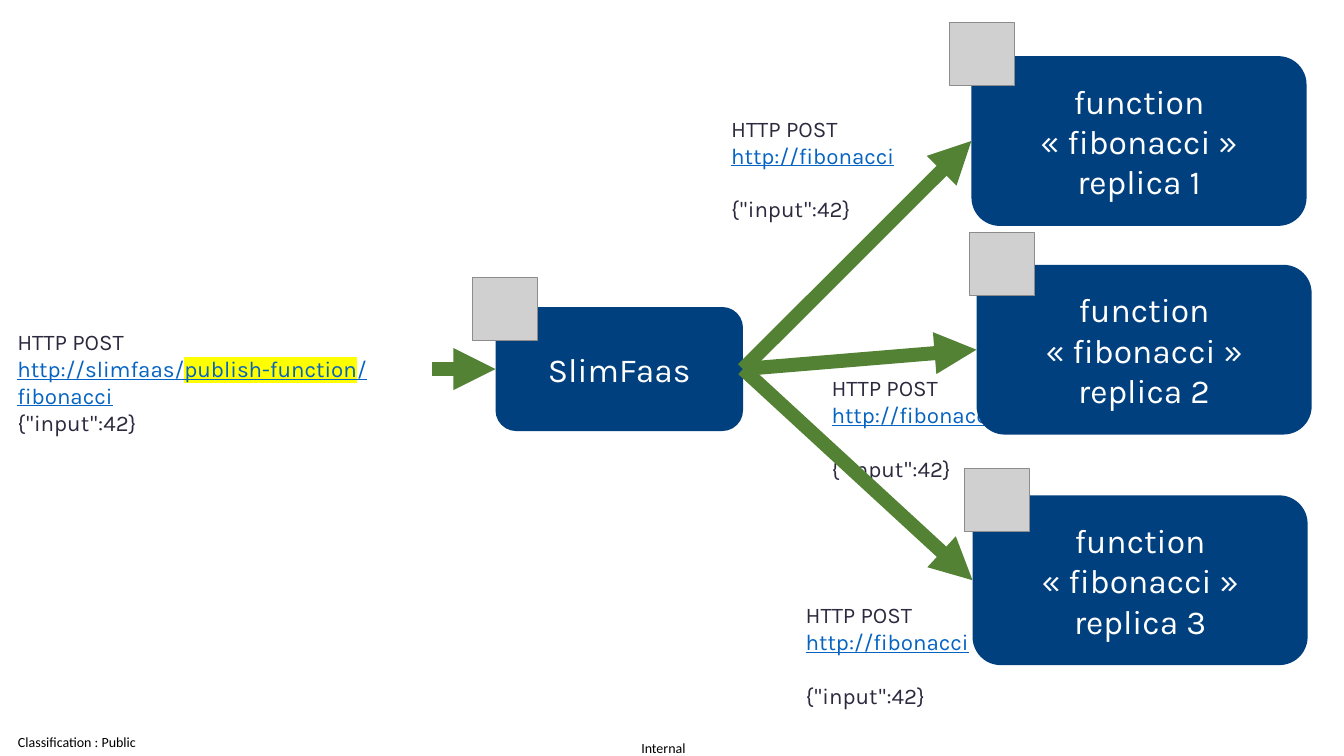
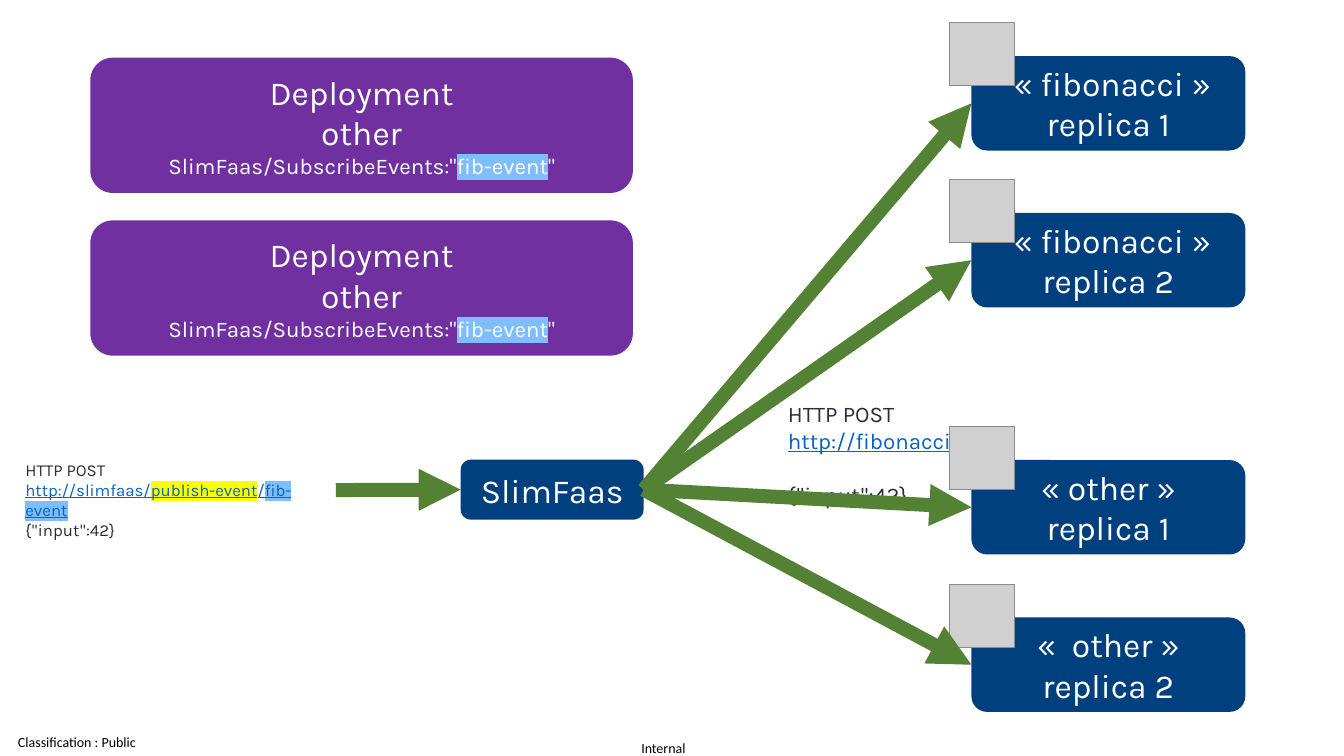
Before and after one commit to AxaFrance/SlimFaas, a slide deck: slide 3 of documentation/slimfaas.pptx. Drawn at 1344x756 pixels with LibreOffice and Linux fonts; fonts in the diff are those of the drawing; grey boxes stand for pictures. Boxes give left, top, right and bottom in pixels: in the first picture for what was removed or moved away, otherwise in the second. Text is boxed around its words. In the diff, an @@ line names an element or a change of style, - is before the commit and + after.

Commit message:
feat(slimfaas): publish event to multiple deployment

```diff
--- a/documentation/slimfaas.pptx
+++ b/documentation/slimfaas.pptx
@@ rounded rectangle added at <box>91,57,633,193</box>, fill #7030A0, 16 pt, text #FFFFFF @@
+Deployment
+other
+SlimFaas/SubscribeEvents:"fib-event"
@@ rounded rectangle "« fibonacci » replica 1": place and size @@
-rounded rectangle "« fibonacci » replica 1" at <box>972,56,1307,226</box>
+rounded rectangle "« fibonacci » replica 1" at <box>972,56,1246,151</box>
@@ text in rounded rectangle at <box>1041,73,1184,144</box>: text changed @@
-function « fibonacci » replica 1
+« fibonacci » replica 1
@@ arrow moved from (743, 369) - (977, 350) to (644, 490) - (972, 104) @@
@@ arrow removed from (743, 369) to (972, 141) @@
@@ picture: place and size @@
-picture at <box>970,233,1034,296</box>
+picture at <box>950,179,1014,243</box>
@@ rounded rectangle added at <box>91,221,633,356</box>, fill #7030A0, 16 pt, text #FFFFFF @@
+Deployment
+other
+SlimFaas/SubscribeEvents:"fib-event"
@@ rounded rectangle "« fibonacci » replica 2": place and size @@
-rounded rectangle "« fibonacci » replica 2" at <box>977,265,1312,435</box>
+rounded rectangle "« fibonacci » replica 2" at <box>972,213,1246,308</box>
@@ text in rounded rectangle at <box>1041,230,1184,301</box>: text changed @@
-function « fibonacci » replica 2
+« fibonacci » replica 2
@@ arrow moved from (743, 369) - (973, 581) to (644, 490) - (972, 260) @@
@@ text removed at <box>832,381,995,483</box> @@
-HTTP POST
-http://fibonacci
-{"input":42}
@@ text "HTTP POST": place and size @@
-text "HTTP POST" at <box>731,122,894,223</box>
+text "HTTP POST" at <box>788,407,951,509</box>
@@ picture: place and size @@
-picture at <box>965,469,1029,532</box>
+picture at <box>950,426,1014,490</box>
@@ text "HTTP POST": place and size @@
-text "HTTP POST" at <box>17,335,366,437</box>
+text "HTTP POST" at <box>25,465,291,540</box>
@@ text at <box>25,465,115,540</box>: size 16 to 12 pt in "HTTP POST", "{"input":42}" @@
@@ rounded rectangle "SlimFaas": place and size @@
-rounded rectangle "SlimFaas" at <box>496,308,744,432</box>
+rounded rectangle "SlimFaas" at <box>461,460,643,519</box>
@@ rounded rectangle added at <box>972,460,1246,555</box>, fill #003F7F, 24 pt, text #FFFFFF @@
+« other »
+replica 1
@@ text at <box>25,481,291,518</box>: text changed; size 16 to 12 pt @@
-http://slimfaas/publish-function/fibonacci
+http://slimfaas/publish-event/fib-event
@@ arrow moved from (433, 369) - (496, 369) to (336, 490) - (461, 490) @@
@@ arrow added from (644, 490) to (972, 507), #548235 10 pt @@
@@ arrow added from (644, 490) to (972, 664), #548235 10 pt @@
@@ rounded rectangle removed at <box>973,495,1308,664</box> @@
-function « fibonacci » replica 3
@@ picture: place and size @@
-picture at <box>473,277,537,341</box>
+picture at <box>950,584,1014,647</box>
@@ text removed at <box>806,608,969,710</box> @@
-HTTP POST
-http://fibonacci
-{"input":42}
@@ rounded rectangle added at <box>972,618,1246,713</box>, fill #003F7F, 24 pt, text #FFFFFF @@
+« other »
+replica 2
```
Also in this commit, not shown: 5 other files.
